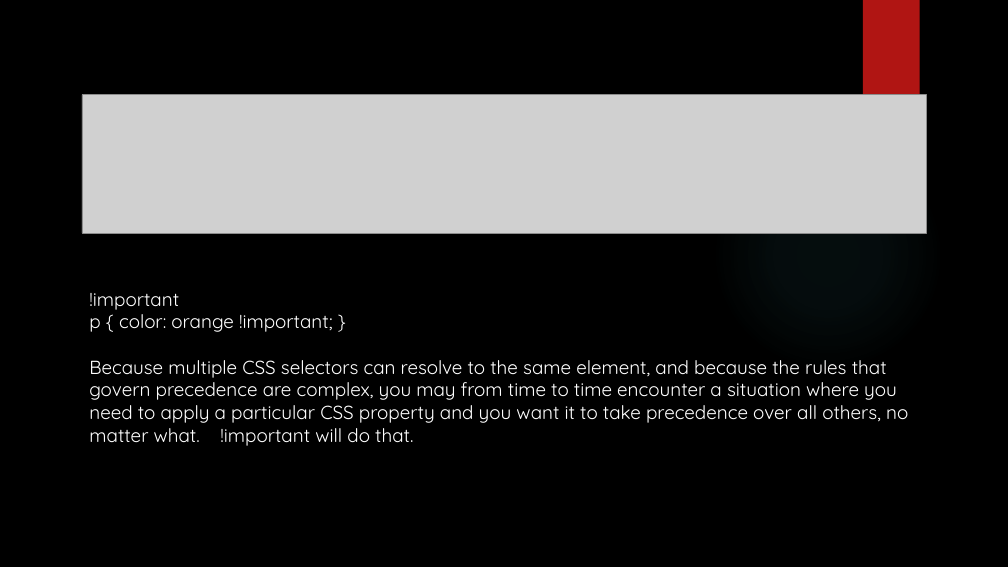
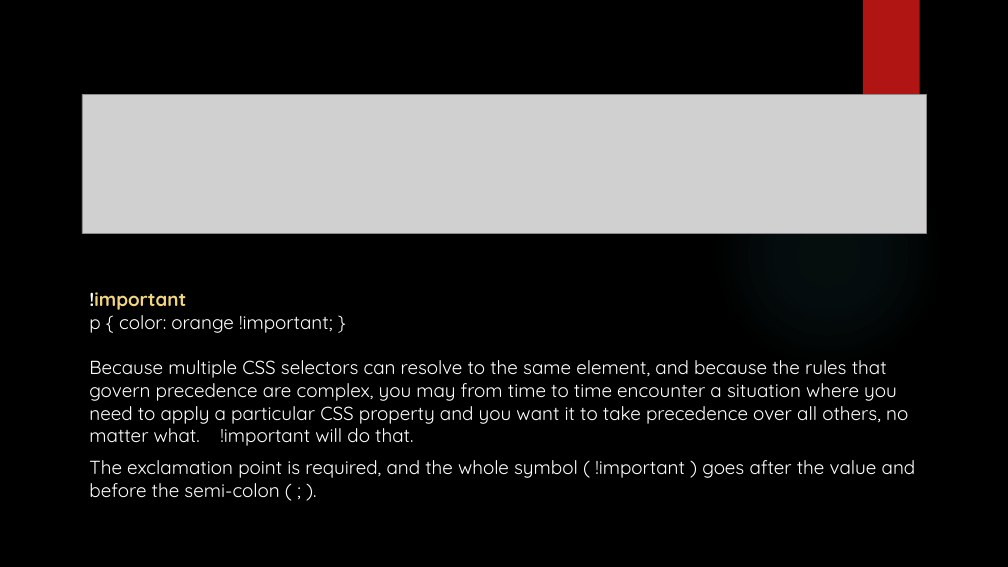
Before and after one commit to yogeshwar1996/HTML5CSS, a slide deck: slide 56 of Fundamentals of HTML and CSS.pptx. Drawn at 1008x567 pixels with LibreOffice and Linux fonts; fonts in the diff are those of the drawing; grey boxes stand for pictures; background and template pictures are left out. Boxes give left, top, right and bottom in pixels: in the first picture for what was removed or moved away, otherwise in the second. Text is boxed around its words. In the diff, an @@ line names an element or a change of style, - is before the commit and + after.

```diff
--- a/Fundamentals of HTML and CSS.pptx
+++ b/Fundamentals of HTML and CSS.pptx
@@ text at box(89, 292, 186, 310): text colour #FFFFFF to #F0D47F, bold on in "!important" @@
@@ text added at box(89, 460, 916, 497), 18 pt, text #FFFFFF @@
+The exclamation point is required, and the whole symbol ( !important ) goes after the value and before the semi-colon ( ; ).
```
Also in this commit, not shown: 2 slides added, 1 slide removed.
